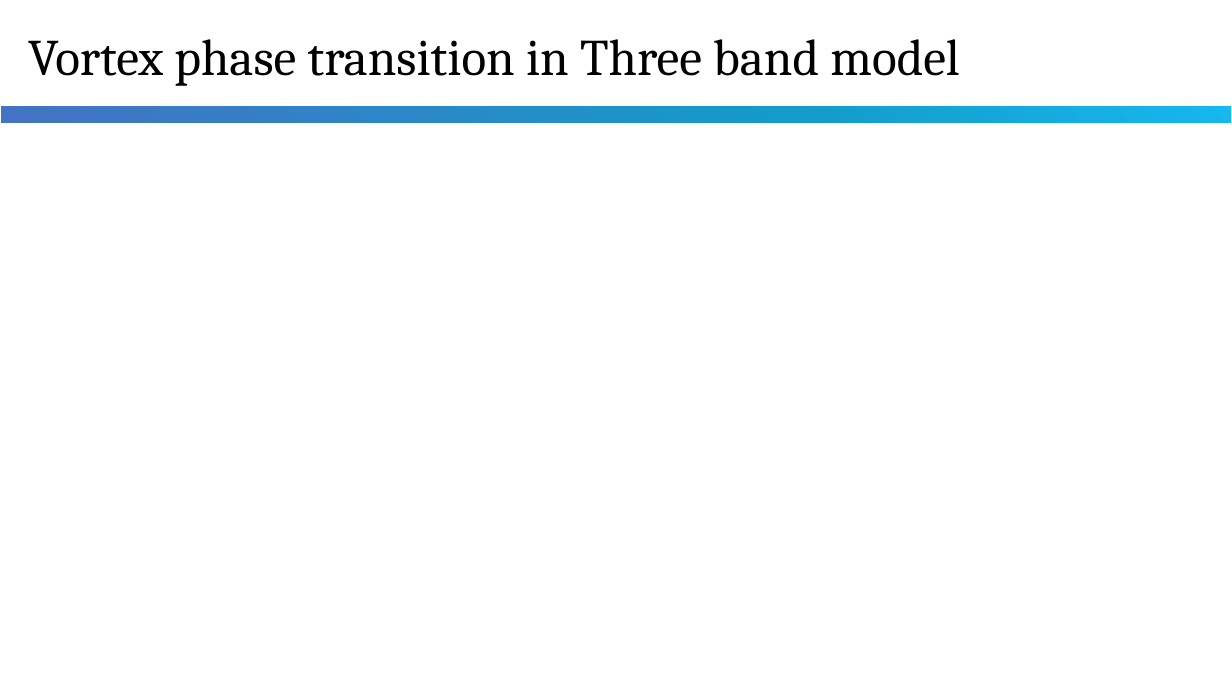
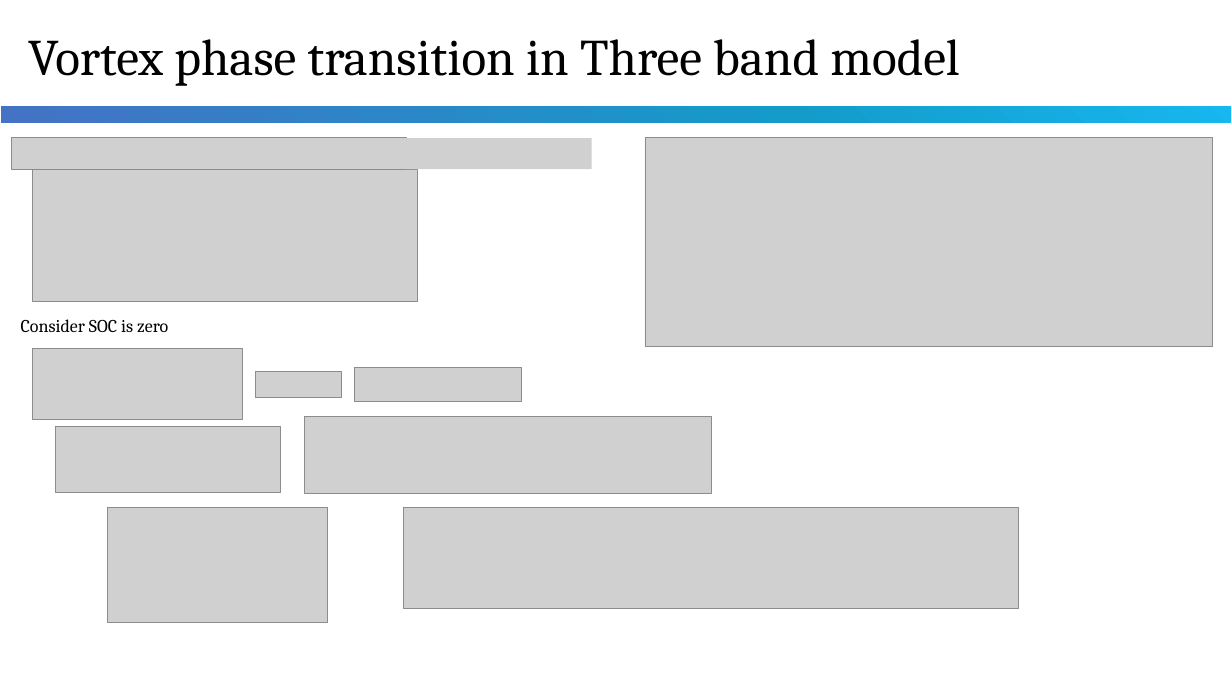
Before and after one commit to WCheng111/physics-computation, a slide deck: slide 11 of vortex.pptx. Drawn at 1232x693 pixels with LibreOffice and Linux fonts; fonts in the diff are those of the drawing; grey boxes stand for pictures. Boxes give left, top, right and bottom in pixels: in the first picture for what was removed or moved away, otherwise in the second. Text is boxed around its words. In the diff, an @@ line names an element or a change of style, - is before the commit and + after.

```diff
--- a/vortex.pptx
+++ b/vortex.pptx
@@ picture added at (x1=11, y1=137, x2=406, y2=169) @@
@@ picture added at (x1=406, y1=138, x2=592, y2=169) @@
@@ picture added at (x1=645, y1=137, x2=1213, y2=347) @@
@@ picture added at (x1=32, y1=170, x2=418, y2=302) @@
@@ text added at (x1=21, y1=319, x2=168, y2=332), 14 pt, text #000000 @@
+Consider SOC is zero
@@ picture added at (x1=32, y1=348, x2=242, y2=420) @@
@@ picture added at (x1=255, y1=372, x2=341, y2=398) @@
@@ picture added at (x1=355, y1=368, x2=522, y2=402) @@
@@ picture added at (x1=305, y1=417, x2=712, y2=494) @@
@@ picture added at (x1=55, y1=427, x2=281, y2=494) @@
@@ picture added at (x1=107, y1=508, x2=327, y2=623) @@
@@ picture added at (x1=404, y1=507, x2=1019, y2=608) @@
```
Also in this commit, not shown: 5 other slides changed, 1 slide added, 3 slides removed, 2 other files.
